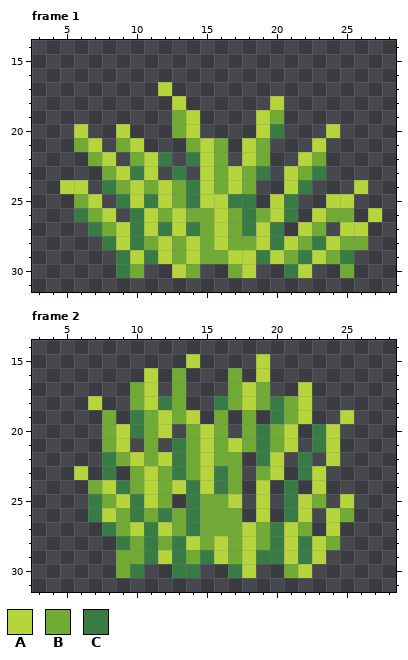
A pixel-art file gets an edit: Assets/2. Graphics/Grass_v1.aseprite. This is how it looked before the edit.
32x32 pixels, 2 frames. Shown: frame 1: x 3..28, y 14..31; frame 2: x 3..28, y 14..31. The old version is drawn lined up with the new one.
Palette (. is transparent): A #b6d53c  B #71aa34  C #397b44
Pixels before, frame 1, first column x 5:
17 .......A...............
18 ........A......A.......
19 ........BA....AB.......
20 .A..A...BA....AC...A...
21 .BA.BA...BAB.AB...A....
22 ..BA.BAC.CAB.AB..AB....
23 ...BACA.C.ABABC.ABC....
24 AA.CBABABCABAB..AC...A.
25 .BA.CACABCAACC.AC..AA..
26 .CBA.CABABBABCBAC.ABB.A
27 ..CBACACACBABCAC.AB.AA.
28 ...CACBABABABBACABCABB.
29 ....CACABABBAACABCABC..
30 ....CB..AB..BA..CA..B..
Pixels before, frame 2, first column x 6:
15 ........A....A......
16 .....A.B...B.A......
17 ....BA.B...BAB..A...
18 .A..BACB..CBABCBA...
19 ..B.CBABA.B.B.CBA..A
20 ..BACBA.BAB.BCBA.CA.
21 ..BA.B.CBABABCBA.CA.
22 ..CBABACBABB.CA.C.A.
23 A.C.BABCBACB.BA.CA..
24 .BACBABACACB.A.C.A..
25 .CBACAB.CBBA.A.CAB.A
26 .CABCBCBCBBB.A.CA.AB
27 ..CBACABCBBBABCAB.A.
28 ...CBCBCABABABCACAB.
29 ...BBCACBCABACCACA..
30 ...BC..CC..CA..BA...
The same view after the edit:
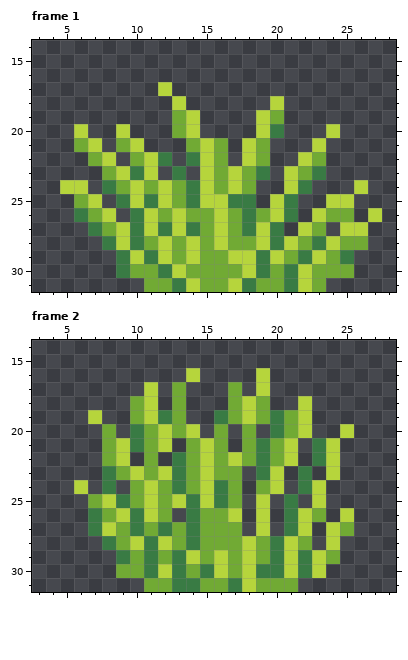
The exact change:
{"change": "whole drawing moved by +0,-1 (the old picture is shown already moved)"}
{"where": "frame 1"}
{"frame":1,"y":30,"x":11,"old":"..","new":"BC"}
{"frame":1,"y":30,"x":15,"old":"..","new":"BB"}
{"frame":1,"y":30,"x":19,"old":"..","new":"CB"}
{"frame":1,"y":30,"x":23,"old":"..","new":"BB"}
{"frame":1,"y":31,"x":11,"old":".............","new":"BBCABBACBBCAB"}
{"where": "frame 2"}
{"frame":2,"y":15,"x":14,"old":"A","new":"."}
{"frame":2,"y":15,"x":19,"old":"A","new":"."}
{"frame":2,"y":16,"x":11,"old":"A","new":"."}
{"frame":2,"y":16,"x":13,"old":"B.","new":".A"}
{"frame":2,"y":16,"x":17,"old":"B","new":"."}
{"frame":2,"y":17,"x":10,"old":"B","new":"."}
{"frame":2,"y":17,"x":18,"old":"AB","new":".A"}
{"frame":2,"y":17,"x":22,"old":"A","new":"."}
{"frame":2,"y":18,"x":7,"old":"A","new":"."}
{"frame":2,"y":18,"x":12,"old":"C","new":"."}
{"frame":2,"y":18,"x":16,"old":"C","new":"."}
{"frame":2,"y":18,"x":20,"old":"CB","new":".."}
{"frame":2,"y":19,"x":7,"old":".B","new":"A."}
{"frame":2,"y":19,"x":10,"old":"CBA","new":"BAC"}
{"frame":2,"y":19,"x":14,"old":"A","new":"."}
{"frame":2,"y":19,"x":16,"old":"B.B.","new":"CBAB"}
{"frame":2,"y":19,"x":25,"old":"A","new":"."}
{"frame":2,"y":20,"x":9,"old":"A","new":"."}
{"frame":2,"y":20,"x":13,"old":".BA","new":"BA."}
{"frame":2,"y":20,"x":19,"old":"CBA.CA.","new":".CBA..A"}
{"frame":2,"y":21,"x":10,"old":".","new":"C"}
{"frame":2,"y":21,"x":12,"old":".C","new":"A."}
{"frame":2,"y":21,"x":17,"old":"A","new":"."}
{"frame":2,"y":22,"x":8,"old":"CBA","new":"BA."}
{"frame":2,"y":22,"x":12,"old":"A","new":"."}
{"frame":2,"y":22,"x":17,"old":"B.","new":"AB"}
{"frame":2,"y":22,"x":20,"old":"A.C.","new":"BA.C"}
{"frame":2,"y":23,"x":6,"old":"A","new":"."}
{"frame":2,"y":23,"x":9,"old":".BAB","new":"BABA"}
{"frame":2,"y":23,"x":16,"old":"C","new":"B"}
{"frame":2,"y":23,"x":19,"old":"B","new":"C"}
{"frame":2,"y":23,"x":23,"old":"A.","new":".A"}
{"frame":2,"y":24,"x":6,"old":".BAC","new":"A.C."}
{"frame":2,"y":24,"x":13,"old":"AC","new":"CB"}
{"frame":2,"y":24,"x":19,"old":"A.C.","new":"BA.C"}
{"frame":2,"y":25,"x":7,"old":"CBAC","new":"BACB"}
{"frame":2,"y":25,"x":13,"old":".","new":"A"}
{"frame":2,"y":25,"x":15,"old":"BBA","new":"ACB"}
{"frame":2,"y":25,"x":22,"old":"AB","new":".A"}
{"frame":2,"y":25,"x":25,"old":"A","new":"."}
{"frame":2,"y":26,"x":8,"old":"AB","new":"BA"}
{"frame":2,"y":26,"x":11,"old":"BCB","new":"AB."}
{"frame":2,"y":26,"x":17,"old":"B","new":"A"}
{"frame":2,"y":26,"x":23,"old":".AB","new":"B.A"}
{"frame":2,"y":27,"x":7,"old":".C","new":"CA"}
{"frame":2,"y":27,"x":10,"old":"ACA","new":"CBC"}
{"frame":2,"y":27,"x":18,"old":"ABCAB","new":".A.CA"}
{"frame":2,"y":27,"x":25,"old":".","new":"B"}
{"frame":2,"y":28,"x":8,"old":".CB","new":"CBA"}
{"frame":2,"y":28,"x":12,"old":"BCA","new":"ABC"}
{"frame":2,"y":28,"x":16,"old":"A","new":"B"}
{"frame":2,"y":28,"x":22,"old":"CAB","new":"B.A"}
{"frame":2,"y":29,"x":9,"old":"B","new":"C"}
{"frame":2,"y":29,"x":12,"old":"A","new":"B"}
{"frame":2,"y":29,"x":14,"old":"BC","new":"AB"}
{"frame":2,"y":29,"x":19,"old":"C","new":"B"}
{"frame":2,"y":29,"x":24,"old":".","new":"B"}
{"frame":2,"y":30,"x":10,"old":"C..","new":"BCA"}
{"frame":2,"y":30,"x":14,"old":"C..C","new":"BCAB"}
{"frame":2,"y":30,"x":19,"old":"..BA.","new":"CCACA"}
{"frame":2,"y":31,"x":11,"old":"...........","new":"BBCCBBCABBB"}
{"label":"added","picture_box":[144,264,340,292]}
{"label":"changed","picture_box":[74,354,354,592]}
